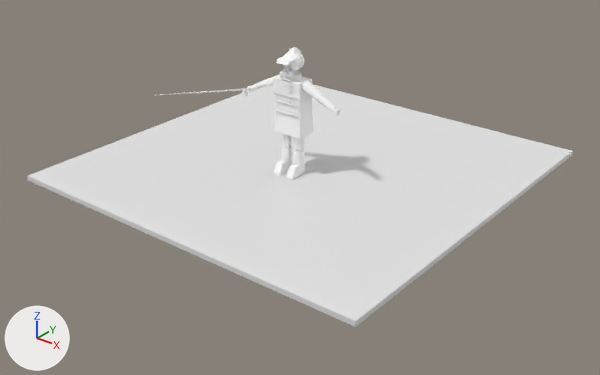
One commit to the Blender file ArtSource/Pedestrians/Blender/LakeFisherman3D.blend: the scene before it, then after it.
One viewpoint serves both versions: a camera (50 mm lens) standing at (6.64, -8.15, 4.83) and looking at (0.2, -0.1, -0.15). Lighting does not change. The marker at lower left points along +X, +Y and +Z. The first picture is the older version.

Names of what the first picture shows: 'CLO_SlickerHem', 'CLO_SlickerWaist', 'PreviewGround' and 21 more.
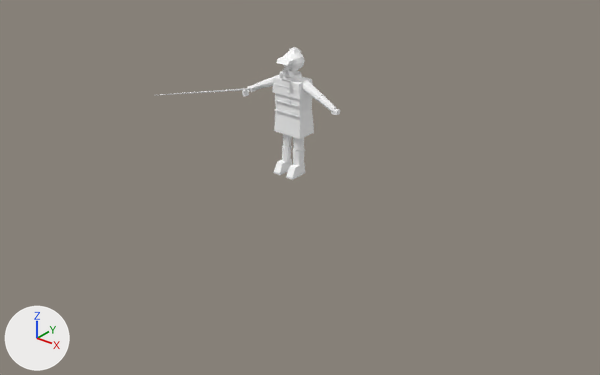
What differs and where, as boxes [x1, y1, x2, y2] in the pictures (600 x 375 px):
'PreviewGround', deleted: before [27, 84, 573, 327]

The edits, one by one:
Object 'PreviewGround' (ob_previewground) is deleted.
